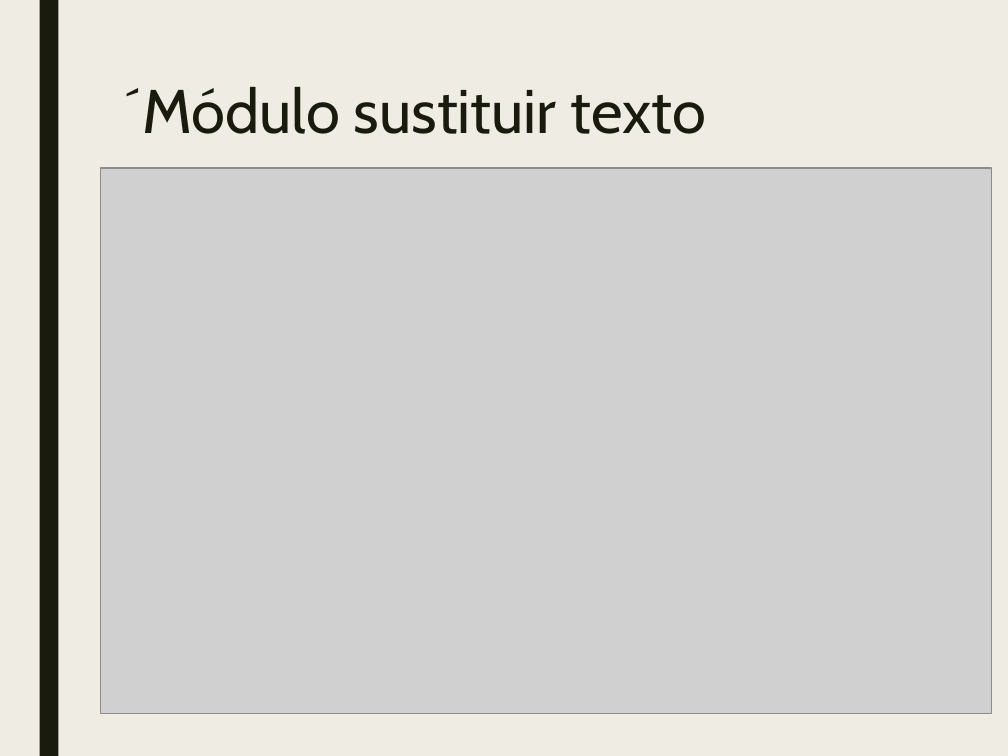
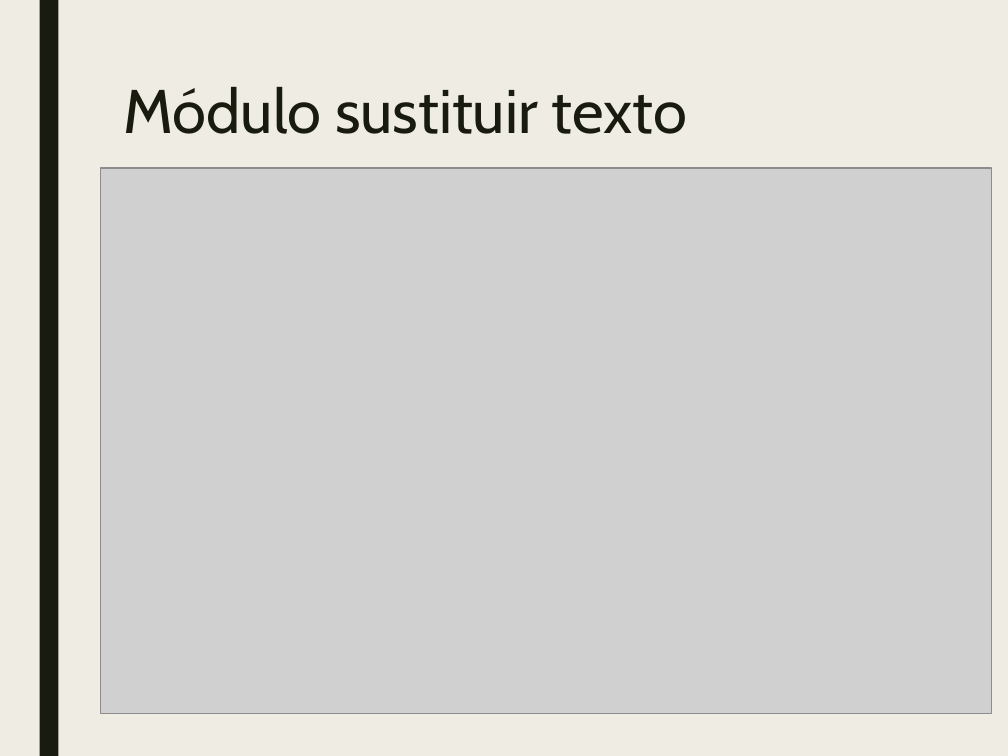
Before and after one commit to JalmarazMartn/dotnetrioja1, a slide deck: slide 24 of VSCODE Extensiones.ppt. Drawn at 1008x756 pixels with LibreOffice and Linux fonts; fonts in the diff are those of the drawing; grey boxes stand for pictures. Boxes give left, top, right and bottom in pixels: in the first picture for what was removed or moved away, otherwise in the second. Text is boxed around its words. In the diff, an @@ line names an element or a change of style, - is before the commit and + after.

```diff
--- a/VSCODE Extensiones.ppt
+++ b/VSCODE Extensiones.ppt
@@ title at (x1=123, y1=87, x2=687, y2=134): text changed @@
-´Módulo sustituir texto
+Módulo sustituir texto
```
Also in this commit, not shown: 3 other slides changed.
